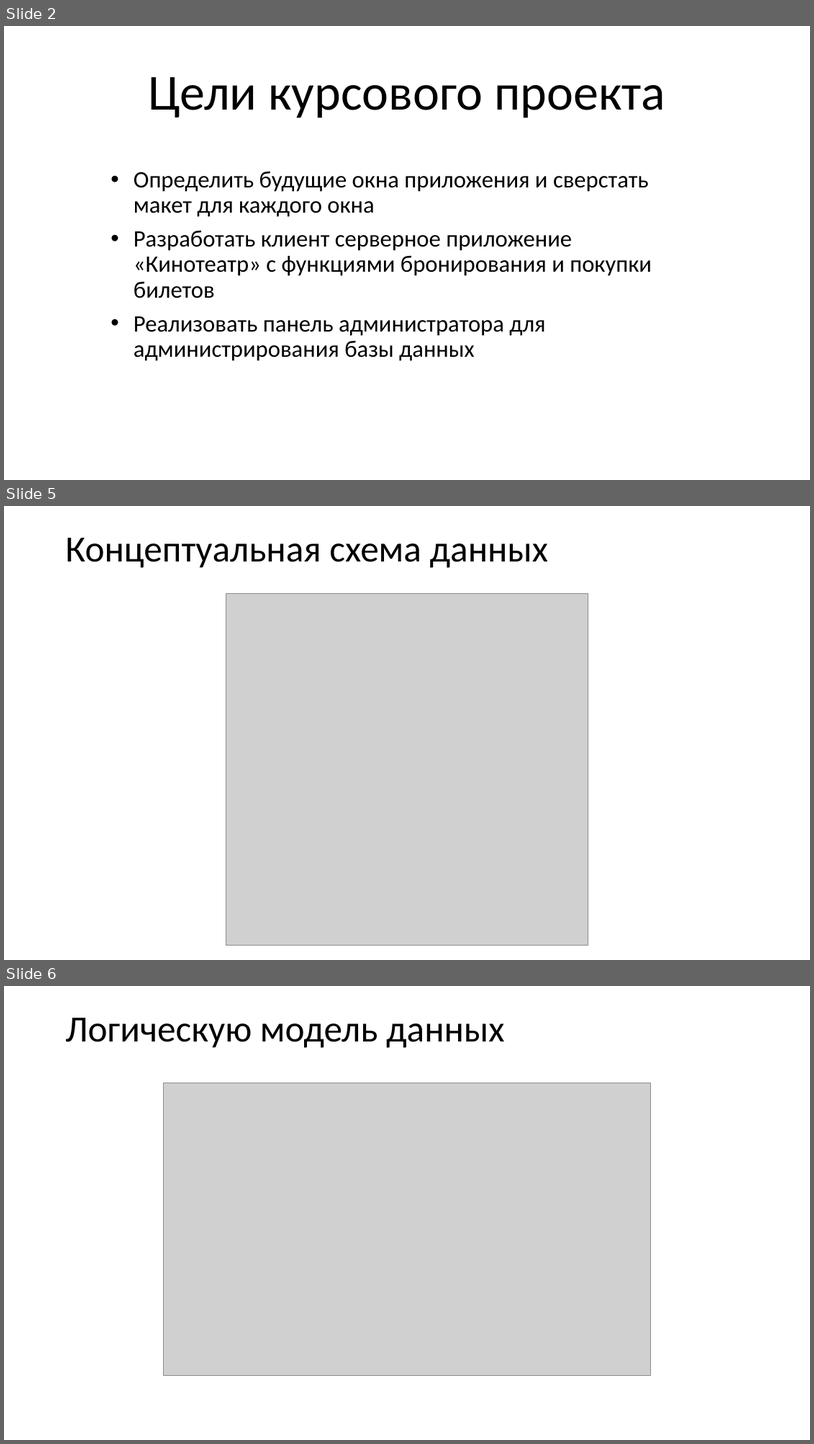
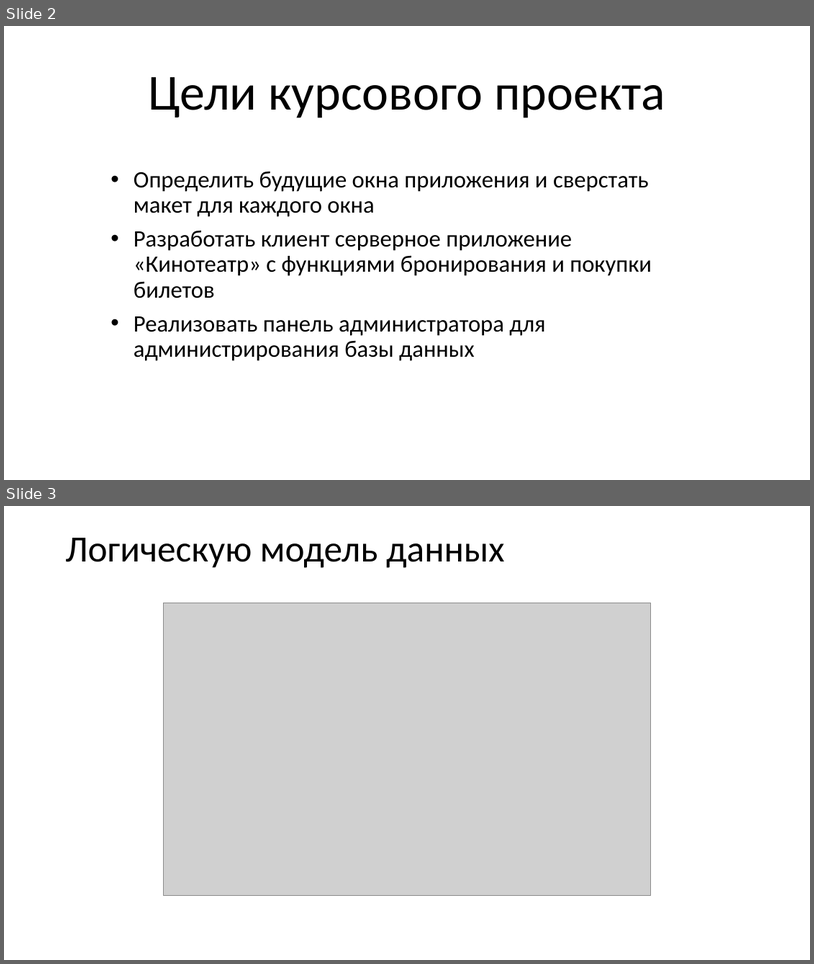
Before and after one commit to 1NiKuz1/Cinema, a slide deck: Материалы/Презентация к курсовому проекту.pptx. Shown one above the other, each under a label of ours: slides 2, 5 and 6 before the commit, slides 2 and 3 after it; the slides between them are not shown. The pictures are 814x1444 and 814x964 pixels, drawn with LibreOffice and Linux fonts; fonts in the diff are those of the drawing; grey boxes stand for pictures. Boxes give left, top, right and bottom in pixels: in the first picture for what was removed or moved away, otherwise in the second. Text is boxed around its words. In the diff, an @@ line names an element or a change of style, - is before the commit and + after.

```diff
--- a/Материалы/Презентация к курсовому проекту.pptx
+++ b/Материалы/Презентация к курсовому проекту.pptx
@@ slide 5 removed at bbox=[4, 506, 810, 960], background #FFFFFF @@
@@ title removed at bbox=[65, 538, 548, 568] @@
-Концептуальная схема данных
@@ picture removed at bbox=[226, 594, 589, 945] @@
@@ what was slide 6 is now slide 3 @@
```
Also in this commit, not shown: 10 other slides removed, 9 other files.
